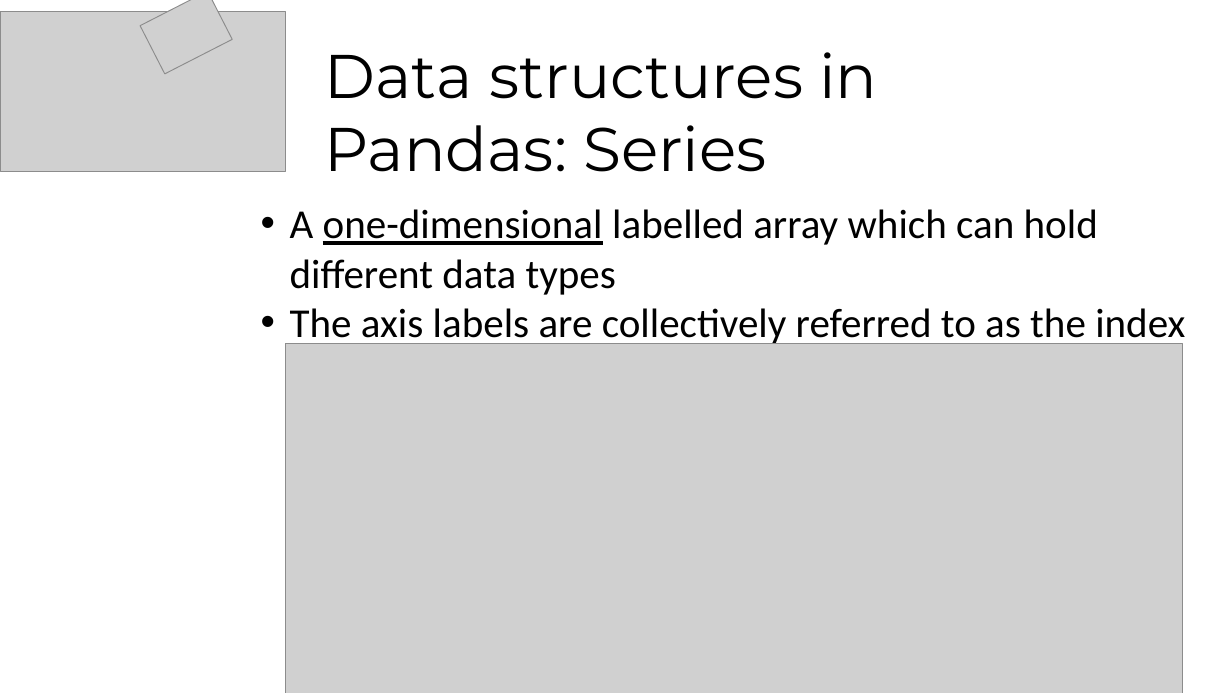
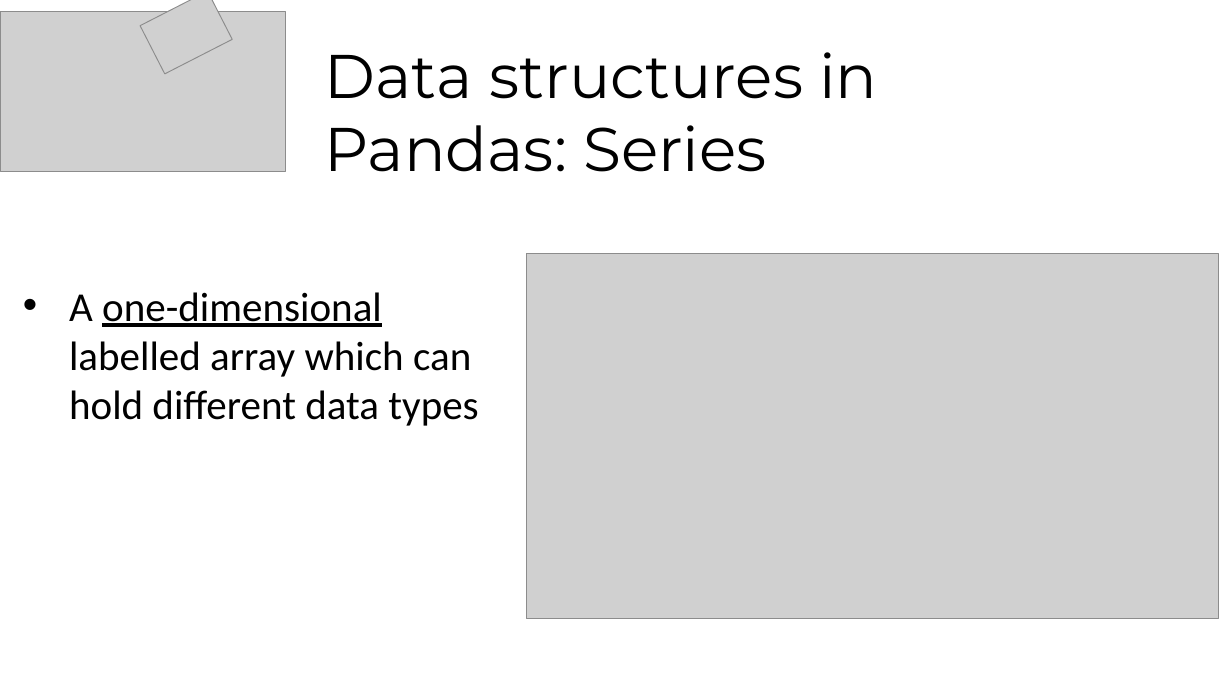
Before and after one commit to lucydot/feed-your-python, a slide deck: slide 5 of feed_your_python_with_pandas.ppt. Drawn at 1232x693 pixels with LibreOffice and Linux fonts; fonts in the diff are those of the drawing; grey boxes stand for pictures. Boxes give left, top, right and bottom in pixels: in the first picture for what was removed or moved away, otherwise in the second. Text is boxed around its words. In the diff, an @@ line names an element or a change of style, - is before the commit and + after.

```diff
--- a/feed_your_python_with_pandas.ppt
+++ b/feed_your_python_with_pandas.ppt
@@ picture resized from (x1=285, y1=344, x2=1183, y2=693) to (x1=526, y1=253, x2=1218, y2=618) @@
@@ text "A one-dimensional labelled array which ..." moved from (x1=290, y1=209, x2=1185, y2=347) to (x1=69, y1=292, x2=478, y2=426) @@
@@ text "A one-dimensional labelled array which ..." at (x1=69, y1=292, x2=478, y2=426): indent changed @@
@@ text at (x1=290, y1=308, x2=1185, y2=347): paragraph removed @@
-• The axis labels are collectively referred to as the index
```
Also in this commit, not shown: 3 other slides changed, 1 other file.
